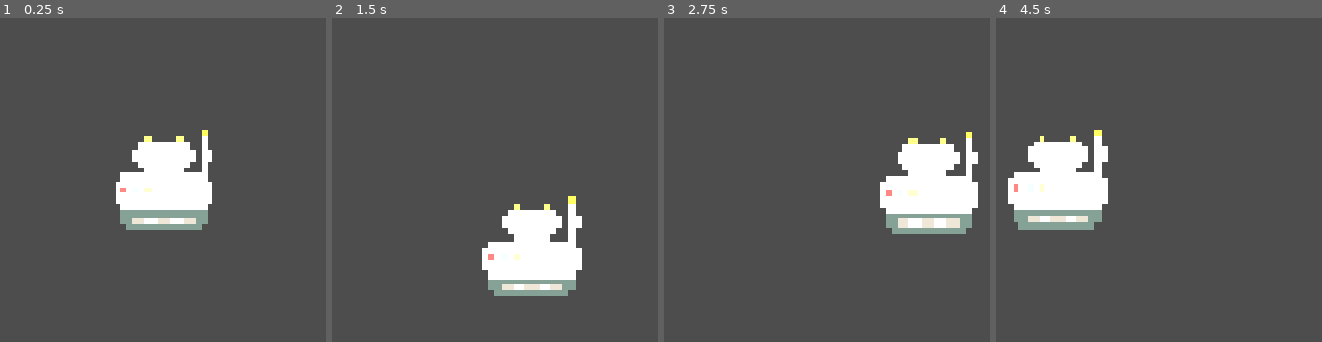
Above: before the commit, frames 1-4 (left to right).
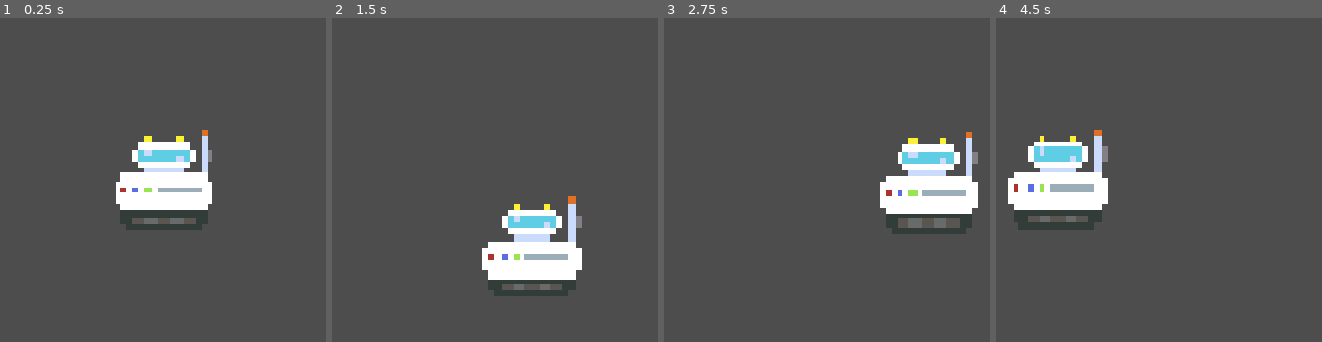
Above: after the commit, the same moments.

Repository: DanielDe8/Moonrunner
Game: Godot game, scene res://Scenes/Main.tscn
Two runs of this game, one before a commit and one after it. Both use one fixed random seed, a clock stepped at 60 frames per second and the inputs below. The engine's default icon, where the game draws it, is replaced by a stand-in: a white triangle on a blue panel in a dark square.
Inputs:
- Up to frame 1 (0.25 s): no input
- Up to frame 2 (1.5 s): tap Enter at 0.5 s; hold Right (right) 0.53-1.28 s; hold Down (down) from 1.28 s (still down)
- Up to frame 3 (2.75 s): release Down (down) at 2.03 s; hold Right (right) from 2.03 s (still down)
- Up to frame 4 (4.5 s): release Right (right) at 2.78 s; hold Up (up) 2.78-3.53 s; hold Left (left) from 3.53 s (still down)

The runs differ from the first frame. In frame 1, 3.0% of the frame differs, in the area x 36-66%, y 34-66%; in frame 2, 2.9%; in frame 3, 3.1%; in frame 4, 3.3%, in the area x 5-35%, y 34-66%.

Commit message:
fix lights

Diff:
--- a/Objects/Player.tscn
+++ b/Objects/Player.tscn
@@ -22,10 +22,8 @@
 [node name="CollisionShape2D" type="CollisionShape2D" parent="." unique_id=1862852225]
 shape = SubResource("CircleShape2D_kln2b")
 
-[node name="PointLight2D" type="PointLight2D" parent="." unique_id=615736114]
-show_behind_parent = true
-position = Vector2(-2.1684303, 1.875145)
-color = Color(0.9639546, 0.9663505, 0.9335374, 1)
-energy = 1.75
-shadow_enabled = true
+[node name="DirectionalLight2D" type="DirectionalLight2D" parent="." unique_id=2009509175]
+blend_mode = 1
+
+[node name="PointLight2D" type="PointLight2D" parent="." unique_id=761549764]
 texture = ExtResource("3_yk4ok")
